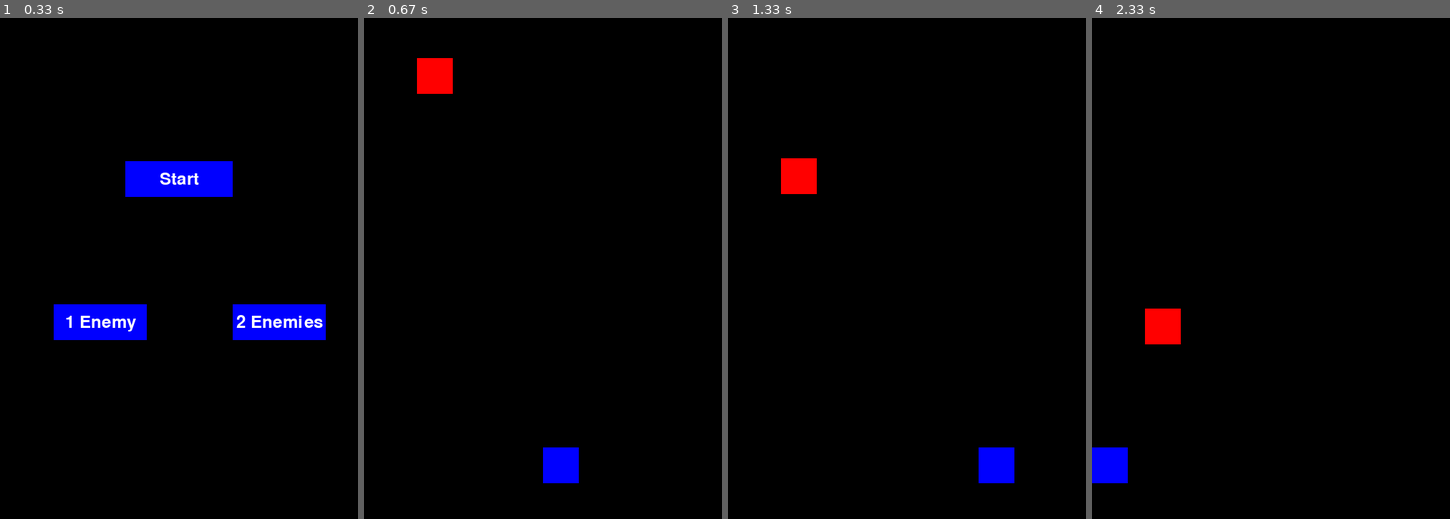
Above: before the commit, frames 1-4 (left to right).
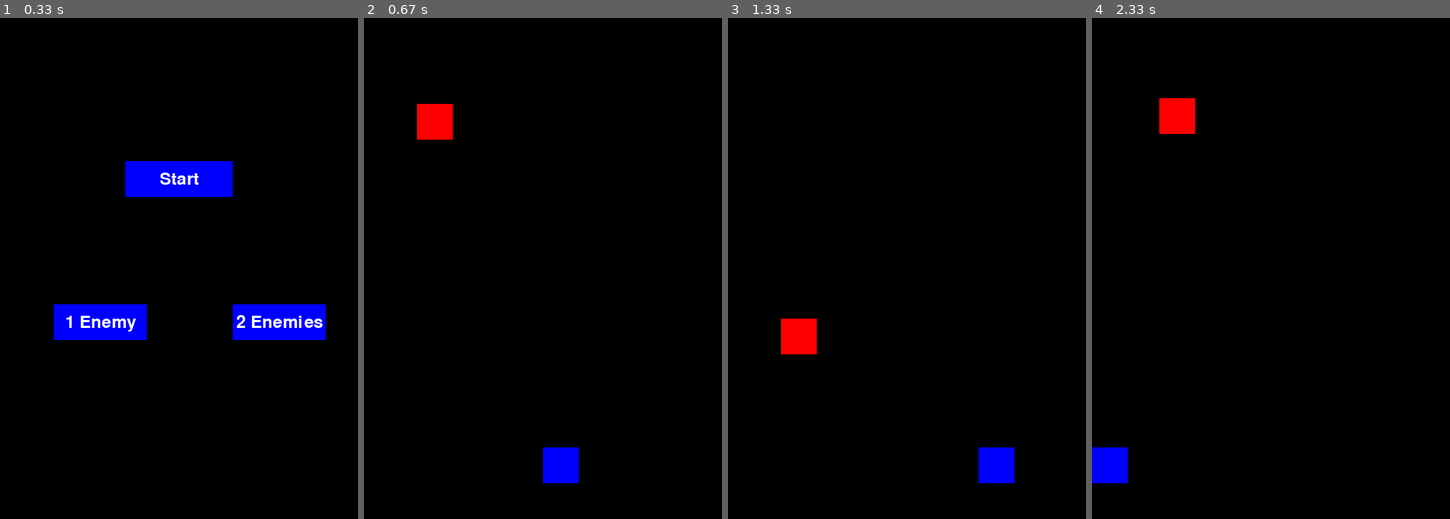
Above: after the commit, the same moments.

Repository: CesarBaquiro/PyGame
Game: pygame game, started from game.py
Two runs of this game, one before a commit and one after it. Both use one fixed random seed, a clock stepped at 60 frames per second and the inputs below.
Inputs:
- Up to frame 1 (0.33 s): no input
- Up to frame 2 (0.67 s): click "Start" at 0.38 s
- Up to frame 3 (1.33 s): hold Right from 1.17 s (still down)
- Up to frame 4 (2.33 s): release Right at 1.63 s; hold Left 1.67-2.2 s; hold Left from 2.23 s (still down)

Frame 1 is identical in both runs. In frame 2, 1.4% of the frame differs, in the area x 14-25%, y 8-25%; in frame 3, 1.4%; in frame 4, 1.4%.

Commit message:
Modify the speed range

Diff:
--- a/game.py
+++ b/game.py
@@ -48,7 +48,7 @@
 for i in range(2):  # Create two enemies
     enemies.append([random.randint(0, WIDTH - enemy_size), 0])
     #We start the first slow lap
-    enemy_speeds.append(random.randint(10, 20))
+    enemy_speeds.append(random.randint(20, 45))
 
 # ---------------Game screen---------------------
 screen = pygame.display.set_mode((WIDTH, HEIGHT))
@@ -171,7 +171,7 @@
                 enemies[i][1] += enemy_speeds[i]
             else:
                 enemies[i] = [random.randint(0, WIDTH - enemy_size), 0]
-                enemy_speeds[i] = random.randint(2, 5)
+                enemy_speeds[i] = random.randint(20, 45)
             pygame.draw.rect(screen, color_red, (enemies[i][0], enemies[i][1], enemy_size, enemy_size))
             if detect_collision(player_pos, enemies[i]):
                 game_over = True
